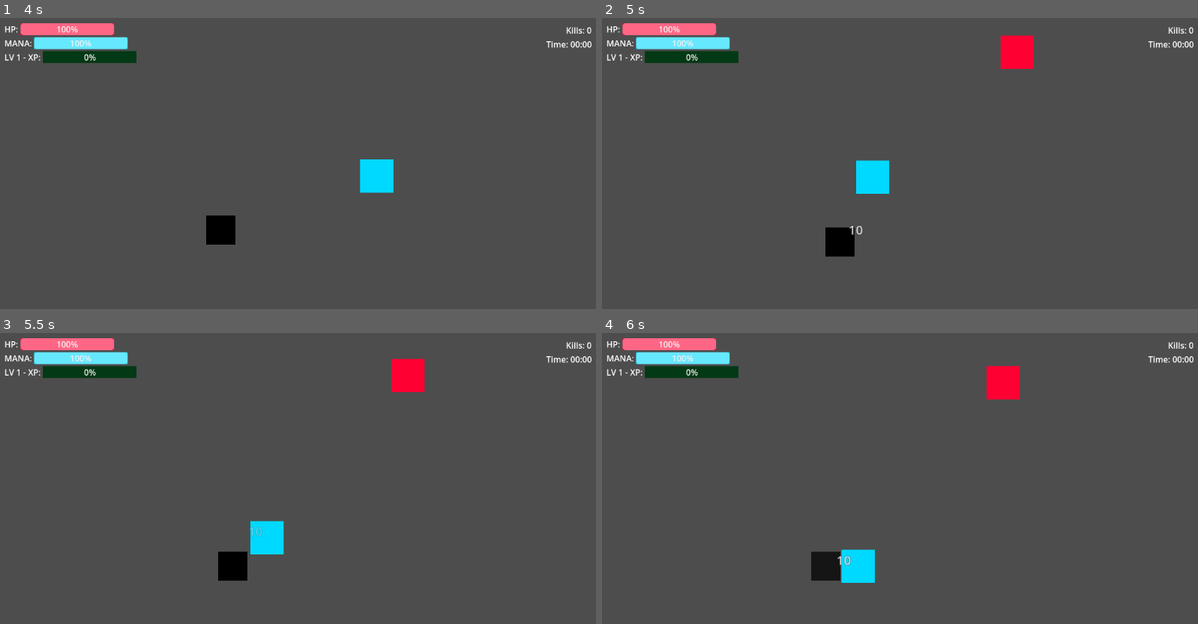
Above: before the commit, frames 1-4 (two rows, left to right).
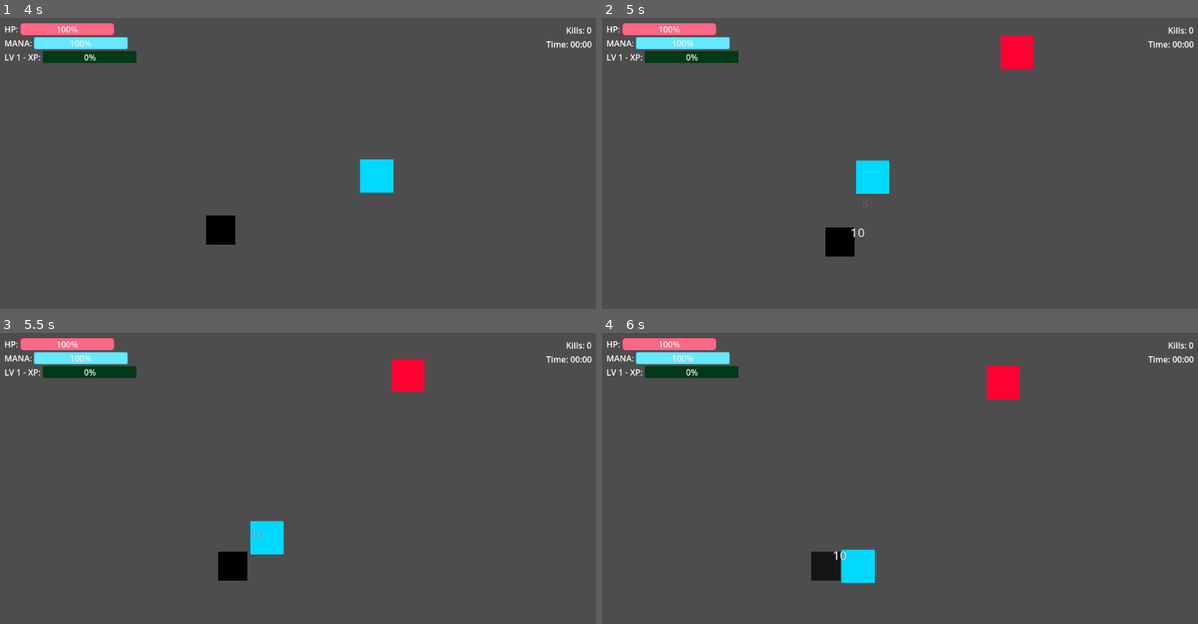
Above: after the commit, the same moments.

Repository: HoangAnhWilliam/Rescue-the-idol-godot
Game: Godot game, scene res://scenes/main.tscn
Two runs of this game, one before a commit and one after it. Both use one fixed random seed, a clock stepped at 60 frames per second and the inputs below.
Inputs:
- Up to frame 1 (4 s): tap Enter at 0.5 s; hold D (move_right) 0.53-1.28 s; tap E (interact) every 0.75 s from 0.6 to 3.6 s; hold S (move_down) 1.28-2.03 s; hold D (move_right) 2.03-2.78 s; hold W (move_up) 2.78-3.53 s; hold A (move_left) from 3.53 s (still down)
- Up to frame 2 (5 s): keep holding A (move_left); tap E (interact) at 4.35 s
- Up to frame 3 (5.5 s): release A (move_left) at 5.03 s; hold S (move_down) from 5.03 s (still down); tap E (interact) at 5.1 s
- Up to frame 4 (6 s): release S (move_down) at 5.78 s; hold D (move_right) from 5.78 s (still down); tap E (interact) at 5.85 s

Frame 1 is identical in both runs. In frame 2, less than 0.1% of the frame differs, in the area x 41-45%, y 71-76%; in frame 3, less than 0.1%; in frame 4, less than 0.1%, in the area x 38-42%, y 74-80%.
Error before the commit: Invalid call. Nonexistent function 'has' in base 'Area2D (Arrow)'. (res://scripts/skeleton_bad.gd:137)
Error after the commit: Trying to assign value of type 'ColorRect' to a variable of type 'Node2D'. (res://scripts/arrow.gd:79)

Commit message:
Fix: Replace has() with 'in' operator for property checking
GDScript uses 'property in object' syntax, not object.has('property').
Fixed in all three skeleton scripts to prevent runtime errors.

Diff:
--- a/scripts/skeleton_ally.gd
+++ b/scripts/skeleton_ally.gd
@@ -179,11 +179,11 @@
 	arrow.direction = direction
 
 	# Set damage
-	if arrow.has("damage"):
+	if "damage" in arrow:
 		arrow.damage = damage
 
 	# Set type to damage arrow (targets enemies)
-	if arrow.has("arrow_type"):
+	if "arrow_type" in arrow:
 		arrow.arrow_type = 0  # ArrowType.DAMAGE
 
 	# Add to scene
--- a/scripts/skeleton_bad.gd
+++ b/scripts/skeleton_bad.gd
@@ -134,11 +134,11 @@
 	arrow.direction = direction
 
 	# Set damage
-	if arrow.has("damage"):
+	if "damage" in arrow:
 		arrow.damage = arrow_damage
 
 	# Set type to damage arrow
-	if arrow.has("arrow_type"):
+	if "arrow_type" in arrow:
 		arrow.arrow_type = 0  # ArrowType.DAMAGE
 
 	# Add to scene
--- a/scripts/skeleton_buff.gd
+++ b/scripts/skeleton_buff.gd
@@ -138,11 +138,11 @@
 	arrow.direction = direction
 
 	# Set as buff arrow
-	if arrow.has("arrow_type"):
+	if "arrow_type" in arrow:
 		arrow.arrow_type = buff_type
 
 	# Set speed slower
-	if arrow.has("speed"):
+	if "speed" in arrow:
 		arrow.speed = 150.0  # Slower so player can see it coming
 
 	# Add to scene
